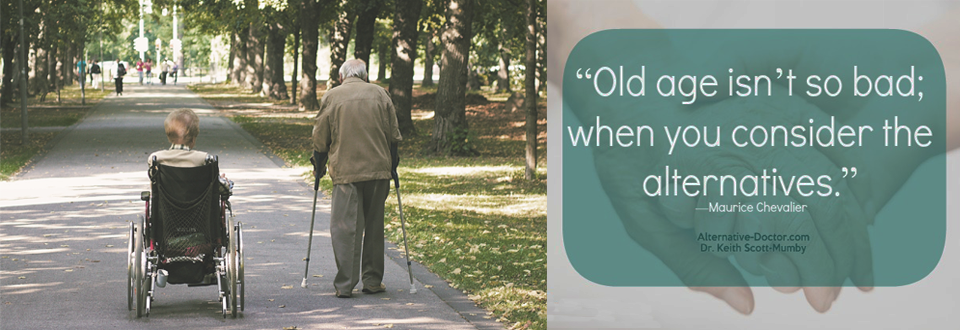
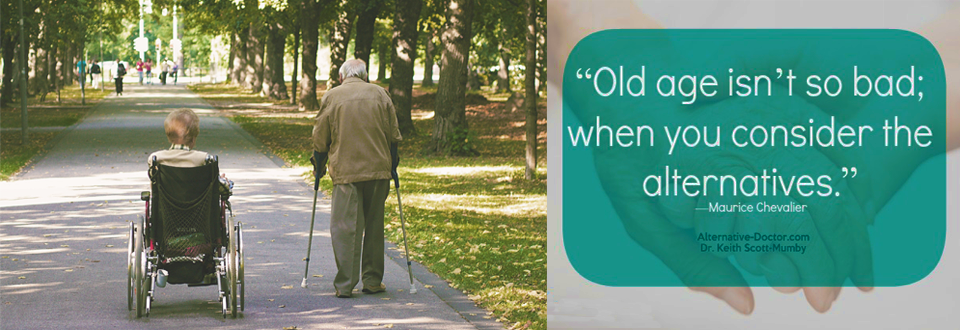
Revision of a layered 960 × 330 image; what changed, layer by layer:
painted on "Layer 3" over [0, 0, 547, 330]
painted on "Layer 4" over [516, 0, 960, 330]
